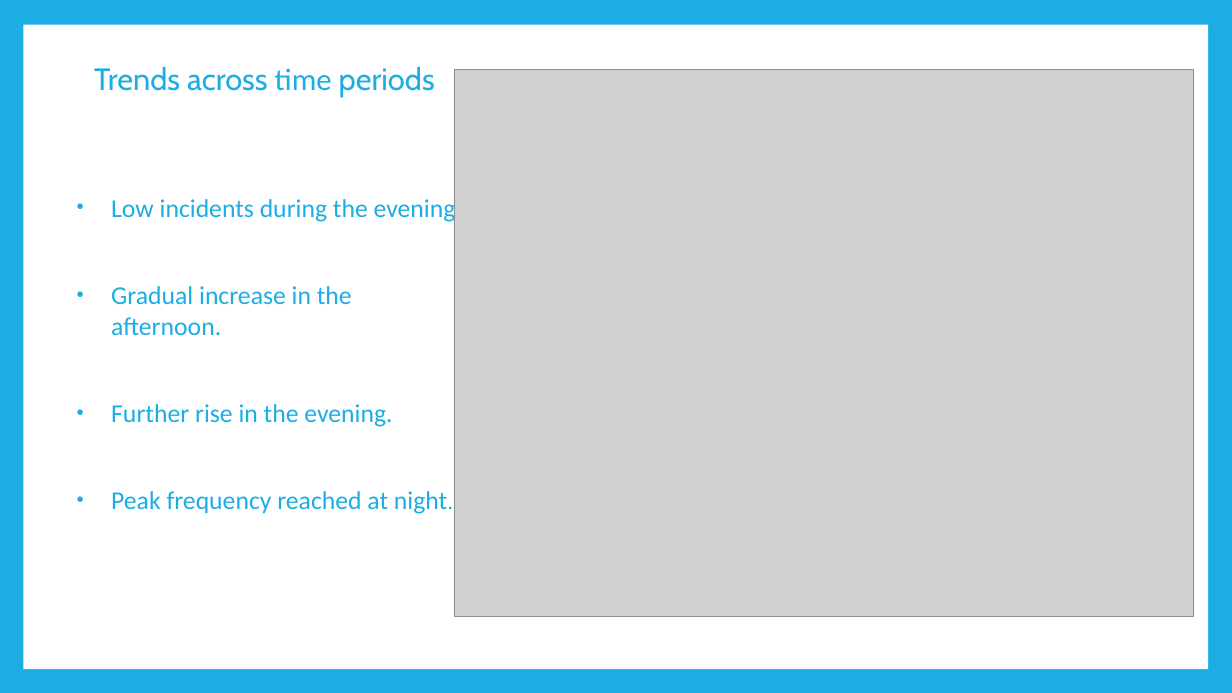
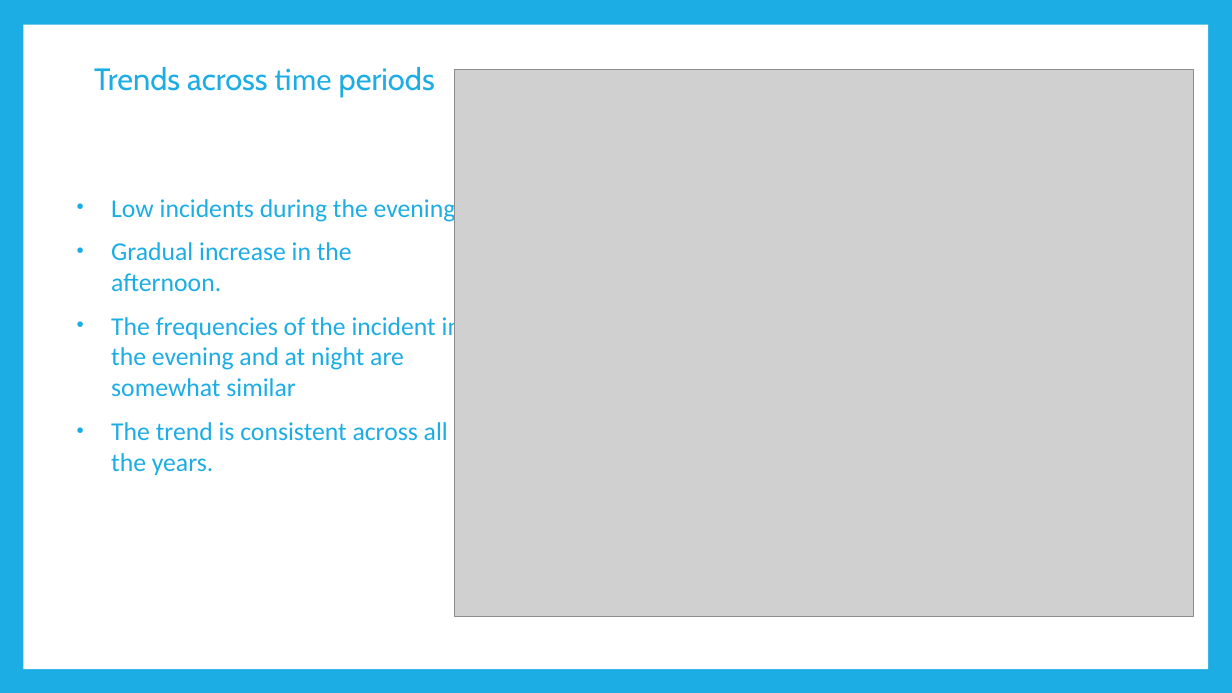
Before and after one commit to CharlesQuinn1/Trafic-Safety-Enhancement, a slide deck: slide 4 of Presentation/Sujatha.pptx. Drawn at 1232x693 pixels with LibreOffice and Linux fonts; fonts in the diff are those of the drawing; grey boxes stand for pictures. Boxes give left, top, right and bottom in pixels: in the first picture for what was removed or moved away, otherwise in the second. Text is boxed around its words. In the diff, an @@ line names an element or a change of style, - is before the commit and + after.

```diff
--- a/Presentation/Sujatha.pptx
+++ b/Presentation/Sujatha.pptx
@@ text at <box>111,314,461,475</box>: text changed @@
-• Further rise in the evening.
-• Peak frequency reached at night.
+• The frequencies of the incident in the evening and at night are somewhat similar
+• The trend is consistent across all the years.
```
Also in this commit, not shown: 3 other slides changed.
